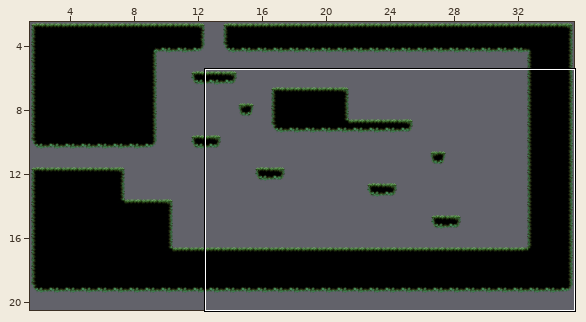
Level history. Tiled map: Assets/Levels/Room3/Room3.tmx. Above, an overview of the earlier version with the close-up marked.
Close-up. Before the edit:
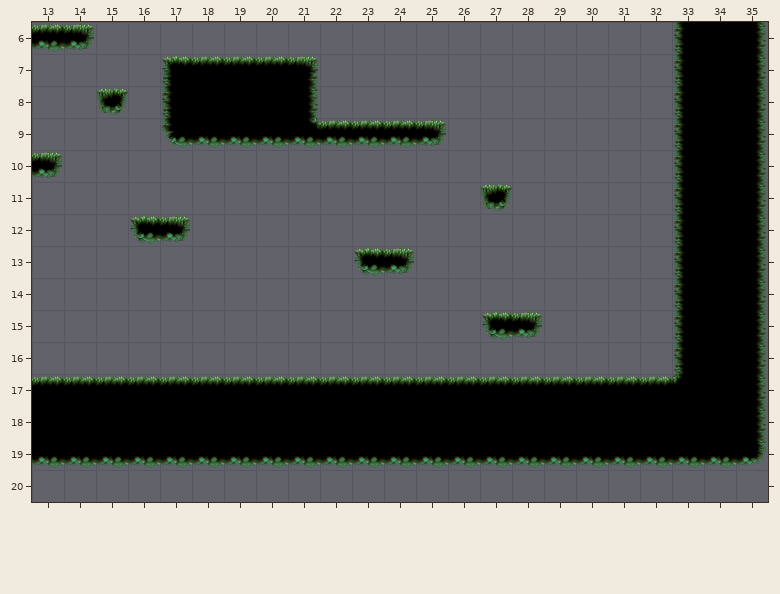
Cells are 128x128 px. Shown: x 13..35, y 6..20.
After the commit:
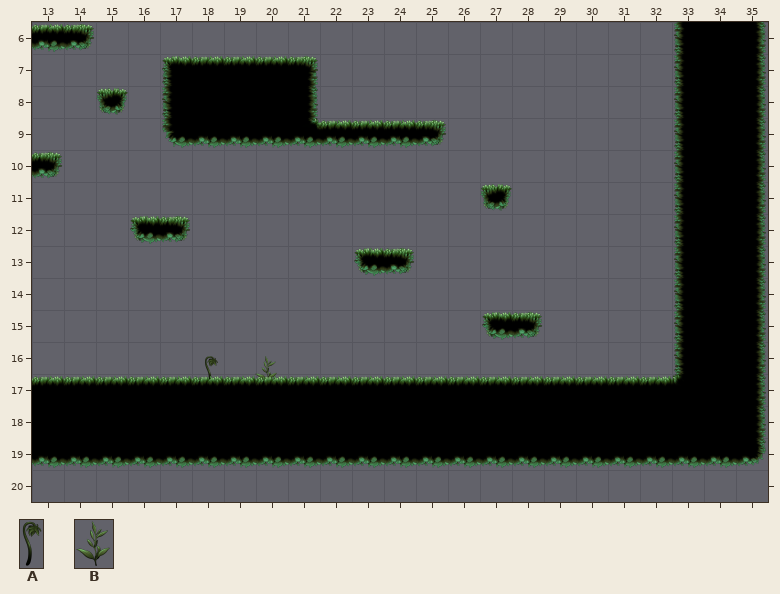
Key: from "MossyDecorations": A 30 "Plant03", B 31 "Plant04".
Objects are placed by their top-left corner, in cells (3,4 is the top-left corner of cell 3,4); size is 1x1 cell unless given.
Commit message: fix map, and add moving decorations
The edit:
--- layer "Decorations" (now shown)
+B "Plant04" at 19.9,16.4 size 0.8x1
+A "Plant03" at 18.4,16.4 size 0.5x1
Pixel boxes of the changes (left, top, right, bottom) in both close-ups:
added: (205, 356, 218, 380)
added: (255, 356, 277, 380)
